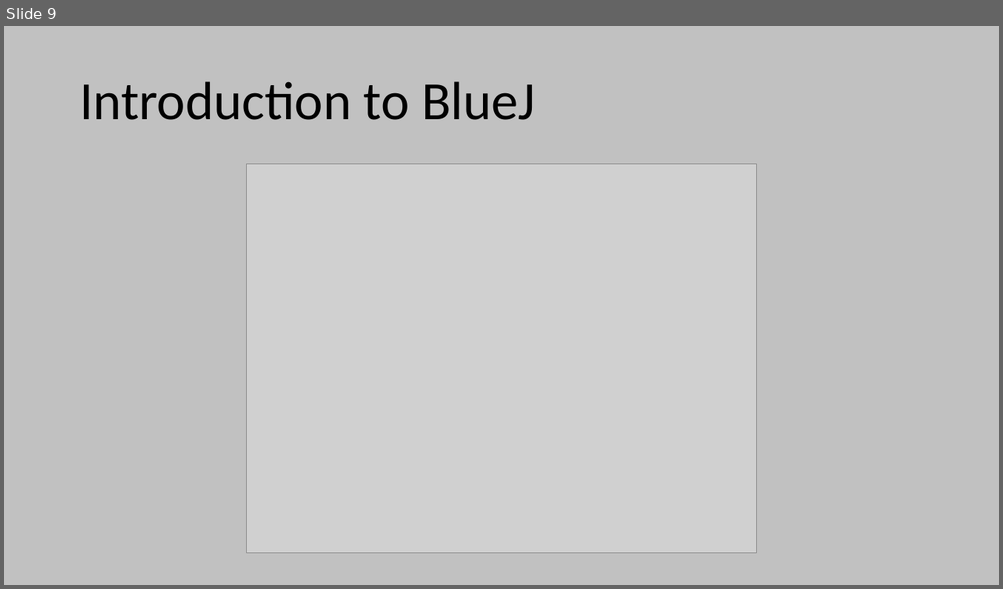
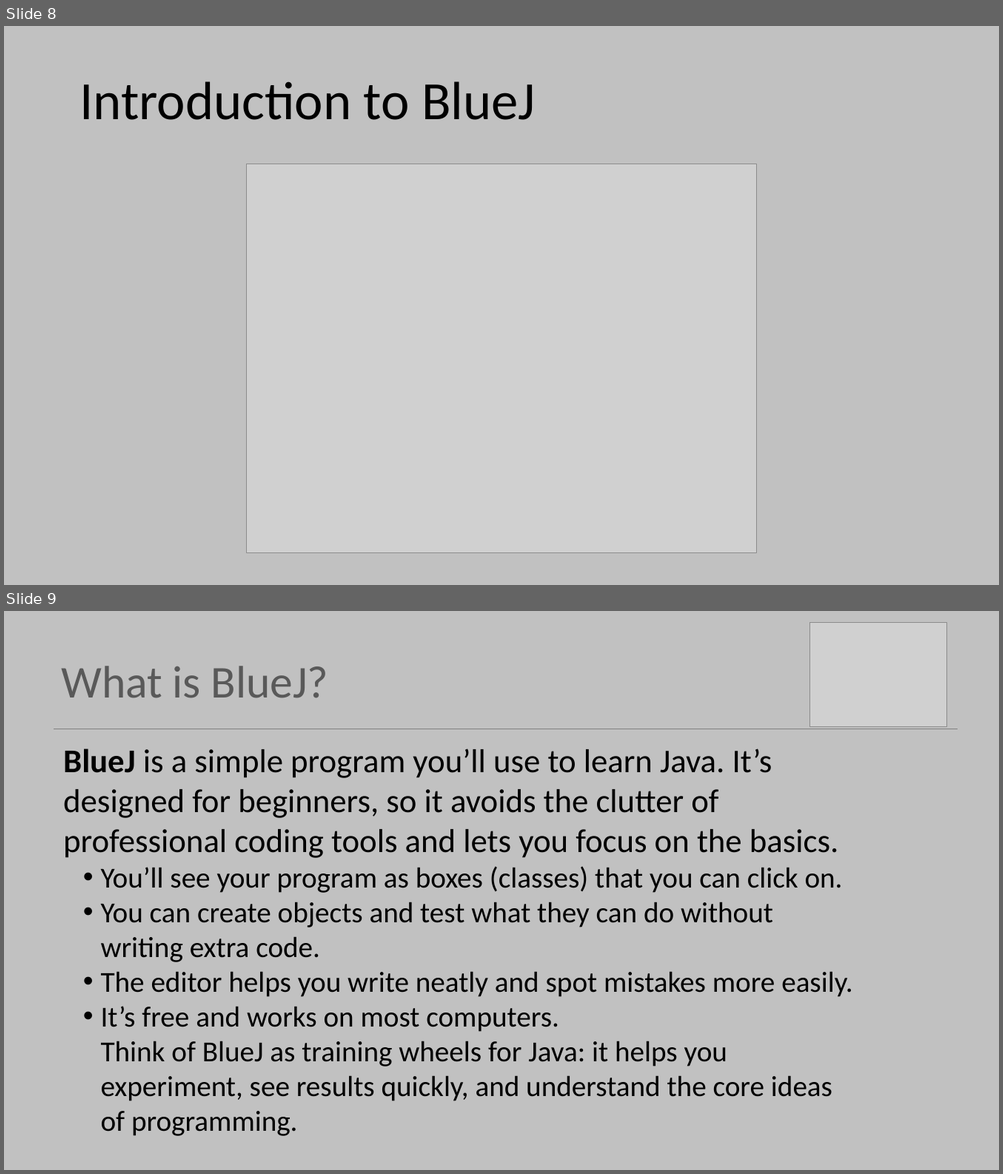
Before and after one commit to Programming-Fundamentals-SETU/prog-fund-1-sept-25, a slide deck: topic00-induction/unit-1/talk-1/a-intro-to-programming.pptx. Shown one above the other, each under a label of ours: slide 9 before the commit, slides 8 and 9 after it. The pictures are 1003x589 and 1003x1174 pixels, drawn with LibreOffice and Linux fonts; fonts in the diff are those of the drawing; grey boxes stand for pictures. Boxes give left, top, right and bottom in pixels: in the first picture for what was removed or moved away, otherwise in the second. Text is boxed around its words. In the diff, an @@ line names an element or a change of style, - is before the commit and + after.

```diff
--- a/topic00-induction/unit-1/talk-1/a-intro-to-programming.pptx
+++ b/topic00-induction/unit-1/talk-1/a-intro-to-programming.pptx
@@ slide 9 added at (4,611,999,1170), background #C1C1C1 @@
@@ picture added at (810,622,946,726) @@
@@ title added at (61,666,329,698), 44 pt, text #595959 @@
+What is BlueJ?
@@ line added from (54, 729) to (958, 729), #808080 1 pt @@
@@ text added at (63,749,853,1136), 28 pt, text #000000 @@
+BlueJ is a simple program you’ll use to learn Java. It’s designed for beginners, so it avoids the clutter of professional coding tools and lets you focus on the basics.
+  • You’ll see your program as boxes (classes) that you can click on.
+  • You can create objects and test what they can do without writing extra code.
+  • The editor helps you write neatly and spot mistakes more easily.
+  • It’s free and works on most computers.
+  Think of BlueJ as training wheels for Java: it helps you experiment, see results quickly, and understand the core ideas of programming.
@@ what was slide 9 is now slide 8 @@
```
Also in this commit, not shown: 2 slides changed, 2 other slides added, 5 slides removed, 5 other files.
